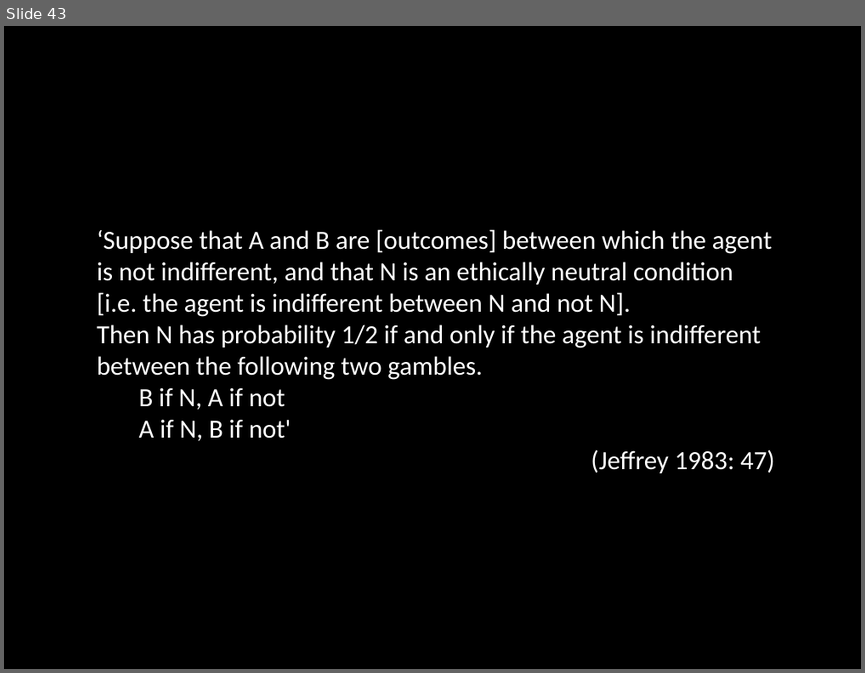
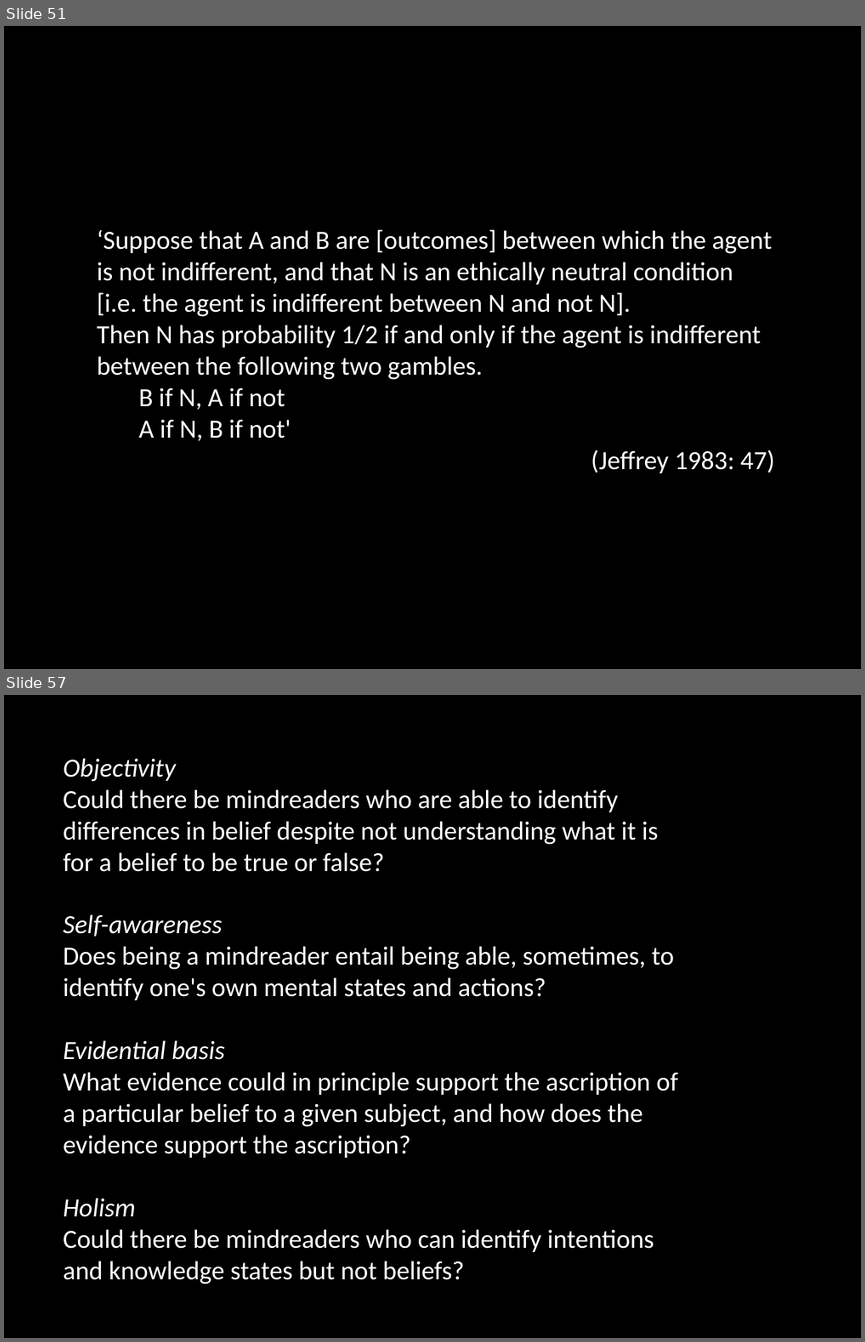
Before and after one commit to butterfill/lecture_mindreading_joint_action_philosophical_tools, a slide deck: lecture 02 what are mental states/lecture02.what are mental states.ppt.pptx. Shown one above the other, each under a label of ours: slide 43 before the commit, slides 51 and 57 after it; the slides between them are not shown. The pictures are 865x673 and 865x1342 pixels, drawn with LibreOffice and Linux fonts; fonts in the diff are those of the drawing. Boxes give left, top, right and bottom in pixels: in the first picture for what was removed or moved away, otherwise in the second. Text is boxed around its words. In the diff, an @@ line names an element or a change of style, - is before the commit and + after.

```diff
--- a/lecture 02 what are mental states/lecture02.what are mental states.ppt.pptx
+++ b/lecture 02 what are mental states/lecture02.what are mental states.ppt.pptx
@@ slide 57 added at <box>4,695,861,1338</box>, background #000000 @@
@@ text added at <box>63,758,678,1284</box>, 22 pt, text #FFFFFF @@
+Objectivity
+Could there be mindreaders who are able to identify differences in belief despite not understanding what it is for a belief to be true or false?
+Self-awareness
+Does being a mindreader entail being able, sometimes, to identify one's own mental states and actions?
+Evidential basis
+What evidence could in principle support the ascription of a particular belief to a given subject, and how does the evidence support the ascription?
+Holism
+Could there be mindreaders who can identify intentions and knowledge states but not beliefs?
@@ what was slide 43 is now slide 51 @@
```
Also in this commit, not shown: 5 slides changed, 16 other slides added, 10 other files.
